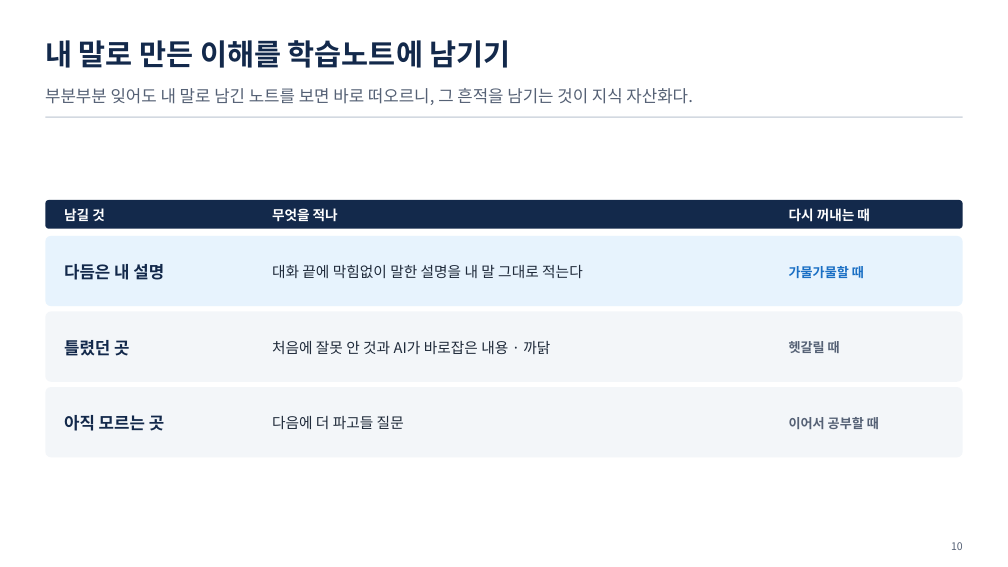
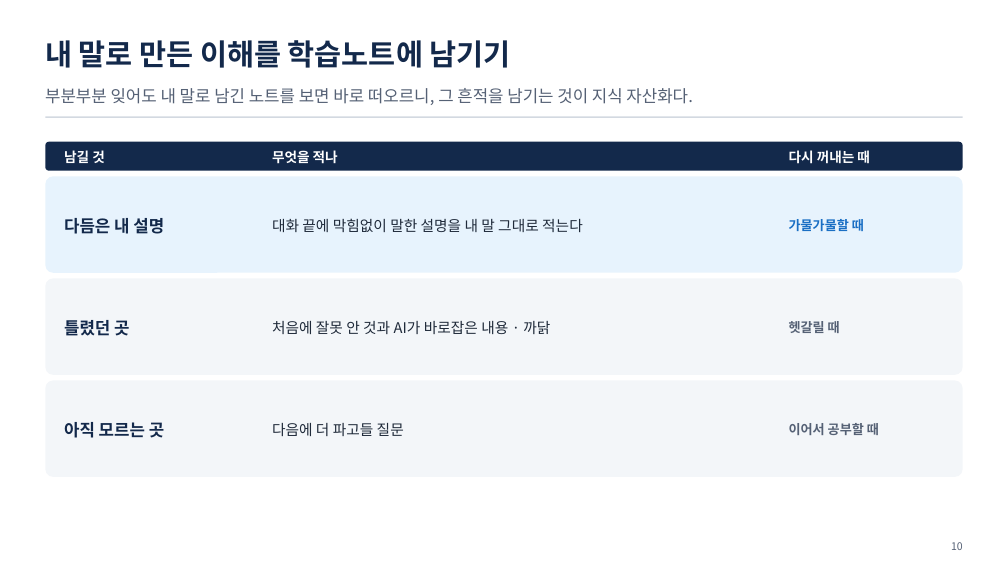
Before and after one commit to uengine-oss/hyd-iot-edu, a slide deck: slide 10 of workspace/강의제작/산출물/실전반/이론_오프라인/01회차/실전반_오프라인_01회차.pptx. Drawn at 1008x567 pixels with LibreOffice and Linux fonts; fonts in the diff are those of the drawing. Boxes give left, top, right and bottom in pixels: in the first picture for what was removed or moved away, otherwise in the second. Text is boxed around its words. In the diff, an @@ line names an element or a change of style, - is before the commit and + after.

Commit message:
1회차 현장 덱(두 반 off01): 최종 온라인 장(여백 11장 · 새 노트)을 받아 다시 조립, 노트 고칠 곳을 지금 온라인 노트로 · 대조표 새 실라버스 문장

```diff
--- a/workspace/강의제작/산출물/실전반/이론_오프라인/01회차/실전반_오프라인_01회차.pptx
+++ b/workspace/강의제작/산출물/실전반/이론_오프라인/01회차/실전반_오프라인_01회차.pptx
@@ 3 texts, 1 rounded rectangle: place and size @@
-3 texts, 1 rounded rectangle at (45,200,963,228)
+3 texts, 1 rounded rectangle at (45,142,963,171)
@@ rounded rectangle: place and size @@
-rounded rectangle at (45,236,963,306)
+rounded rectangle at (45,176,963,272)
@@ text "다듬은 내 설명": place and size @@
-text "다듬은 내 설명" at (64,264,164,280)
+text "다듬은 내 설명" at (64,218,164,234)
@@ text "대화 끝에 막힘없이 말한 설명을 ...": place and size @@
-text "대화 끝에 막힘없이 말한 설명을 ..." at (272,264,583,278)
+text "대화 끝에 막힘없이 말한 설명을 ..." at (272,218,583,232)
@@ text "가물가물할 때": place and size @@
-text "가물가물할 때" at (789,266,864,278)
+text "가물가물할 때" at (789,219,864,231)
@@ rounded rectangle: place and size @@
-rounded rectangle at (45,312,963,382)
+rounded rectangle at (45,278,963,374)
@@ text "틀렸던 곳": place and size @@
-text "틀렸던 곳" at (64,340,129,356)
+text "틀렸던 곳" at (64,320,129,336)
@@ text "처음에 잘못 안 것과 AI가 ...": place and size @@
-text "처음에 잘못 안 것과 AI가 ..." at (272,341,550,354)
+text "처음에 잘못 안 것과 AI가 ..." at (272,321,550,334)
@@ text "헷갈릴 때": place and size @@
-text "헷갈릴 때" at (789,341,840,353)
+text "헷갈릴 때" at (789,321,840,333)
@@ rounded rectangle: place and size @@
-rounded rectangle at (45,387,963,457)
+rounded rectangle at (45,380,963,476)
@@ text "아직 모르는 곳": place and size @@
-text "아직 모르는 곳" at (64,415,164,431)
+text "아직 모르는 곳" at (64,422,164,438)
@@ text "다음에 더 파고들 질문": place and size @@
-text "다음에 더 파고들 질문" at (272,416,404,429)
+text "다음에 더 파고들 질문" at (272,423,404,436)
@@ text "이어서 공부할 때": place and size @@
-text "이어서 공부할 때" at (789,417,879,429)
+text "이어서 공부할 때" at (789,423,879,435)
```
Also in this commit, not shown: 10 other slides changed, 7 other files.
